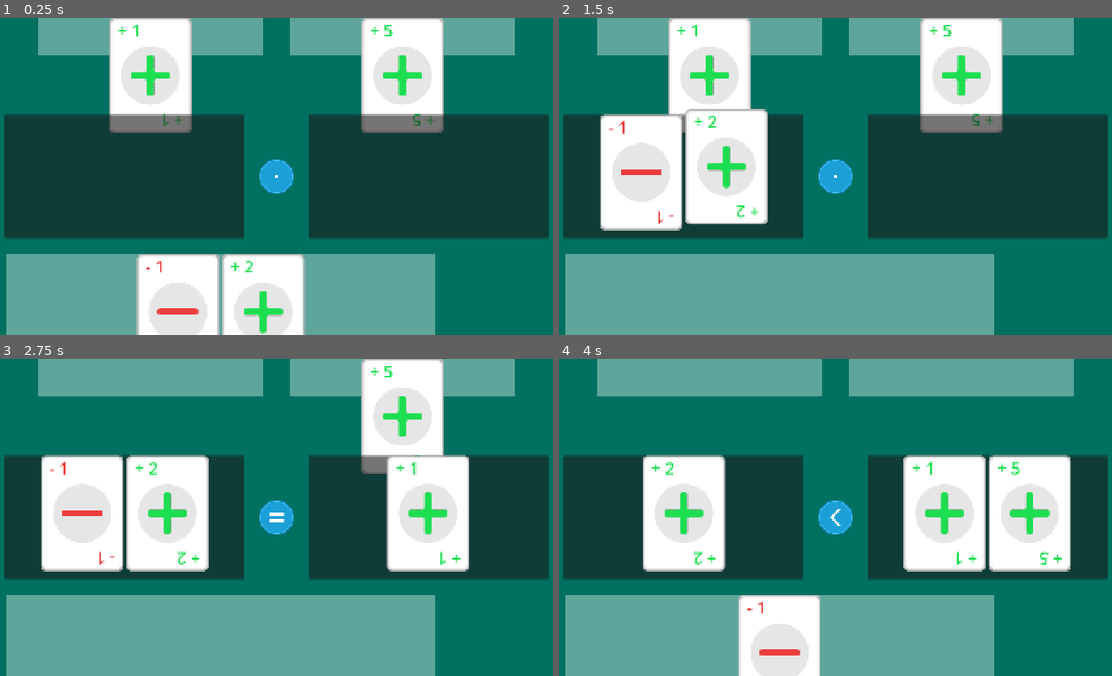
Above: before the commit, frames 1-4 (two rows, left to right).
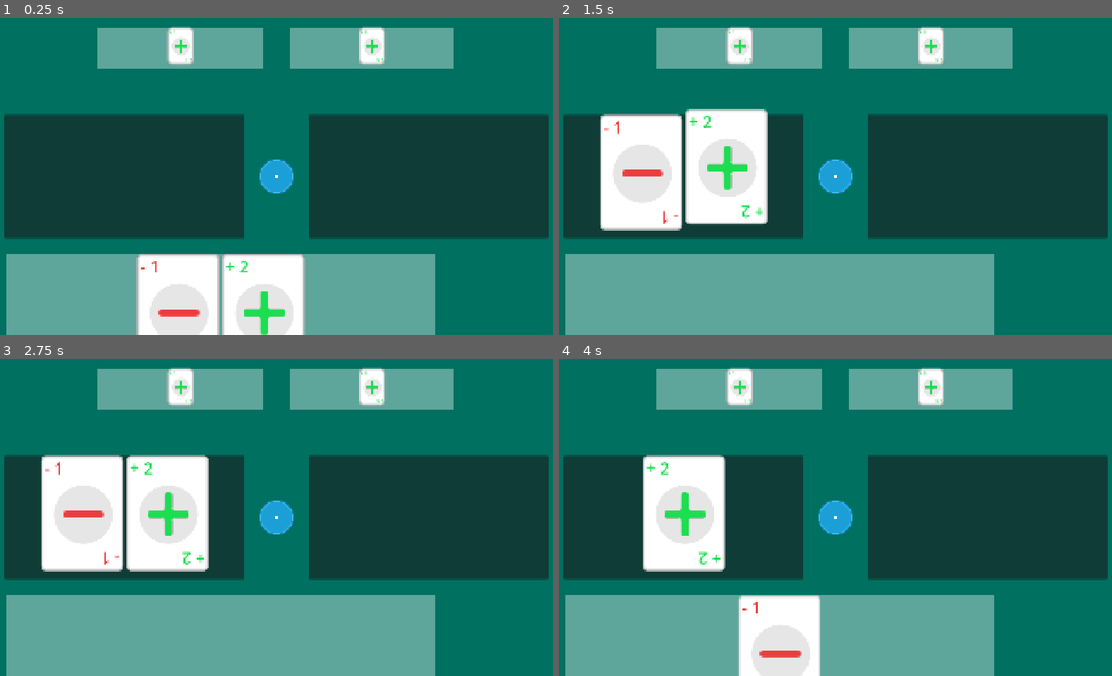
Above: after the commit, the same moments.

Repository: kodiitulip/projeto-2-luluh
Game: Godot game, scene res://src/scenes/table/table.tscn
Two runs of this game, one before a commit and one after it. Both use one fixed random seed, a clock stepped at 60 frames per second and the inputs below. Before the commit the project has no main scene; this scene is started directly in both runs.
Inputs (mouse positions are in pixels of both pictures, inside the frame that each line leads up to):
- Up to frame 1 (0.25 s): no input
- Up to frame 2 (1.5 s): tap Enter at 0.5 s; move the mouse to (735, 312) at 0.52 s; click (735, 312) at 0.67 s; tap Space at 1.25 s; move the mouse to (780, 312) at 1.27 s; click (780, 312) at 1.42 s
- Up to frame 3 (2.75 s): tap Enter at 2 s; move the mouse to (149, 416) at 2.02 s; click (149, 416) at 2.17 s
- Up to frame 4 (4 s): tap Space at 2.75 s; move the mouse to (962, 416) at 2.77 s; click (962, 416) at 2.92 s; tap Enter at 3.5 s; move the mouse to (641, 514) at 3.52 s; click (641, 514) at 3.67 s

The runs differ from the first frame. In frame 1, 16% of the frame differs, in the area x 6-94%, y 0-100%; in frame 2, 15%; in frame 3, 17%; in frame 4, 19%.

Commit message:
font scaler ig

Diff:
--- a/Cenamao.tscn
+++ /dev/null
@@ -1,90 +0,0 @@
-[gd_scene format=3 uid="uid://cmrg37tdgg3mx"]
-
-[ext_resource type="Script" uid="uid://dh1q2qehmnue0" path="res://cenamao.gd" id="1_jx3xg"]
-[ext_resource type="Script" uid="uid://dxuhpk5m3cp65" path="res://hand.gd" id="2_462kk"]
-[ext_resource type="Script" uid="uid://bc4r8mhmnu8fp" path="res://hand_2.gd" id="3_462kk"]
-
-[sub_resource type="Curve" id="Curve_jx3xg"]
-_data = [Vector2(0, 0), 0.0, 6.0, 0, 0]
-point_count = 1
-
-[sub_resource type="Curve" id="Curve_462kk"]
-_limits = [-1.0, 1.0, 0.0, 1.0]
-_data = [Vector2(0.004878044, -0.9325844), 0.0, 6.0, 0, 0]
-point_count = 1
-
-[sub_resource type="Curve" id="Curve_q51yc"]
-
-[sub_resource type="Curve" id="Curve_5uc64"]
-
-[node name="Node2D" type="Node2D" unique_id=1355917016]
-script = ExtResource("1_jx3xg")
-
-[node name="CanvasLayer" type="CanvasLayer" parent="." unique_id=1236242357]
-
-[node name="ColorRect" type="ColorRect" parent="CanvasLayer" unique_id=1882948569]
-anchors_preset = 15
-anchor_right = 1.0
-anchor_bottom = 1.0
-grow_horizontal = 2
-grow_vertical = 2
-color = Color(1.2032687e-07, 0.43791533, 0.3768158, 1)
-
-[node name="Hand" type="ColorRect" parent="CanvasLayer/ColorRect" unique_id=786181017]
-custom_minimum_size = Vector2(800, 140)
-layout_mode = 1
-anchors_preset = -1
-anchor_left = 0.08673027
-anchor_top = 0.78193146
-anchor_right = 0.8725065
-anchor_bottom = 1.0
-color = Color(1, 1, 1, 0.36862746)
-script = ExtResource("2_462kk")
-hand_curve = SubResource("Curve_jx3xg")
-rotation_curve = SubResource("Curve_462kk")
-max_rotation_degrees = 0
-y_max = 0
-cartas = Array[int]([4, -3, 9, -9])
-metadata/_edit_use_anchors_ = true
-
-[node name="Hand2" type="ColorRect" parent="CanvasLayer/ColorRect" unique_id=753986711]
-custom_minimum_size = Vector2(0, 140)
-layout_mode = 1
-anchors_preset = -1
-anchor_left = 0.06857639
-anchor_top = 0.043209877
-anchor_right = 0.5395226
-anchor_bottom = 0.25925925
-color = Color(1, 1, 1, 0.29411766)
-script = ExtResource("3_462kk")
-hand_curve = SubResource("Curve_q51yc")
-rotation_curve = SubResource("Curve_5uc64")
-cartas = Array[int]([14, -5, 35236346453675400])
-card_y_on_mouse = -50.0
-metadata/_custom_type_script = "uid://dxuhpk5m3cp65"
-metadata/_edit_use_anchors_ = true
-
-[node name="HBoxContainer" type="HBoxContainer" parent="CanvasLayer/ColorRect" unique_id=1824459796]
-layout_mode = 1
-anchors_preset = -1
-anchor_left = 0.75281876
-anchor_top = 0.028037382
-anchor_right = 0.98005205
-anchor_bottom = 0.098130845
-offset_left = -6.1035156e-05
-grow_horizontal = 0
-theme_override_constants/separation = 24
-metadata/_edit_use_anchors_ = true
-
-[node name="Add" type="Button" parent="CanvasLayer/ColorRect/HBoxContainer" unique_id=1752495369]
-layout_mode = 2
-size_flags_horizontal = 3
-text = "Add card"
-
-[node name="del" type="Button" parent="CanvasLayer/ColorRect/HBoxContainer" unique_id=1936111805]
-layout_mode = 2
-size_flags_horizontal = 3
-text = "Delete card"
-
-[connection signal="pressed" from="CanvasLayer/ColorRect/HBoxContainer/Add" to="." method="_on_add_pressed"]
-[connection signal="pressed" from="CanvasLayer/ColorRect/HBoxContainer/del" to="." method="_on_del_pressed"]
--- a/card.tscn
+++ /dev/null
@@ -1,42 +0,0 @@
-[gd_scene format=3 uid="uid://comrbwxbgtiyt"]
-
-[ext_resource type="Script" uid="uid://cgb4ibblrvh1b" path="res://node_2d.gd" id="1_kikvd"]
-
-[sub_resource type="StyleBoxFlat" id="StyleBoxFlat_rjlel"]
-bg_color = Color(0.7978519, 0.78754103, 0.8067761, 1)
-border_width_left = 5
-border_width_top = 5
-border_width_right = 5
-border_width_bottom = 5
-border_color = Color(0.44163516, 0, 0.12765837, 1)
-
-[node name="Node2D" type="Node2D" unique_id=1930314584]
-script = ExtResource("1_kikvd")
-
-[node name="Panel" type="Panel" parent="." unique_id=311781831]
-offset_right = 100.0
-offset_bottom = 140.0
-pivot_offset = Vector2(50, 70)
-theme_override_styles/panel = SubResource("StyleBoxFlat_rjlel")
-
-[node name="Label" type="Label" parent="Panel" unique_id=376184598]
-layout_mode = 1
-anchors_preset = 8
-anchor_left = 0.5
-anchor_top = 0.5
-anchor_right = 0.5
-anchor_bottom = 0.5
-offset_left = -21.0
-offset_top = -11.5
-offset_right = 21.0
-offset_bottom = 11.5
-grow_horizontal = 2
-grow_vertical = 2
-theme_override_colors/font_color = Color(0.080783345, 0.080783345, 0.080783345, 1)
-theme_override_colors/font_outline_color = Color(0, 0, 0, 1)
-theme_override_font_sizes/font_size = 20
-text = "Carta"
-
-[connection signal="gui_input" from="Panel" to="." method="_on_panel_gui_input"]
-[connection signal="mouse_entered" from="Panel" to="." method="_on_panel_mouse_entered"]
-[connection signal="mouse_exited" from="Panel" to="." method="_on_panel_mouse_exited"]
--- a/cenamao.gd
+++ /dev/null
@@ -1,16 +0,0 @@
-extends Node2D
-
-@onready var hand: Hand = $CanvasLayer/ColorRect/Hand
-@onready var hand_2: Ocultas = $CanvasLayer/ColorRect/Hand2
-
-
-func _ready() -> void:
-	hand_2.enviar_carta.connect(hand.draw)
-
-
-func _on_add_pressed() -> void:
-	hand.draw()
-
-
-func _on_del_pressed() -> void:
-	hand.discard(hand.get_child(-1))
--- a/hand.gd
+++ /dev/null
@@ -1,57 +0,0 @@
-class_name Hand
-extends ColorRect
-
-
-const CARD = preload("res://card.tscn")
-@export var hand_curve: Curve
-@export var rotation_curve: Curve
-@export var max_rotation_degrees := 5
-@export var x_sep := 10
-@export var y_min := 0
-@export var y_max := -15
-@export var cartas: Array[int]
-@export var card_y_on_mouse: float = 50.0
-
-func _ready() -> void:
-	for num in cartas:
-		draw(num)
-
-
-func draw(num: int = get_child_count() + 1) -> void:
-		print("Drew a card")
-		var new_card = CARD.instantiate()
-		new_card.value = num
-		new_card.max_y = card_y_on_mouse
-		new_card.clicada.connect(discard)
-		add_child(new_card)
-		_update_cards()
-func discard(carta) -> void:
-	if get_child_count() < 1:
-		return
-	#var child := get_child(carta)
-	carta.reparent(get_tree().root)
-	carta.queue_free()
-	_update_cards()
-func _update_cards() -> void:
-	print("babau")
-	var cards := get_child_count()
-	var all_cards_size := Card.SIZE.x * cards + x_sep * (cards - 1)
-	var final_x_sep := x_sep
-
-	if all_cards_size > size.x:
-		final_x_sep = (size.x - Card.SIZE.x * cards) / (cards - 1)
-		all_cards_size = size.x
-	var offset := (size.x - all_cards_size) / 2
-
-	for i in cards:
-		var card := get_child(i)
-		var y_multiplier := hand_curve.sample(1.0 / (cards-1) * i)
-		var rot_multiplier := rotation_curve.sample(1.0 / (cards -1) * i)
-
-		if cards == 1:
-			y_multiplier = 0.0
-			rot_multiplier = 0.0
-		var final_x: float = offset + Card.SIZE.x * i + final_x_sep * i
-		var final_y : float = y_min + y_max * y_multiplier
-		card.position = Vector2(final_x, final_y)
-		card.rotation_degrees = max_rotation_degrees * rot_multiplier
--- a/hand_2.gd
+++ /dev/null
@@ -1,13 +0,0 @@
-extends Hand
-class_name Ocultas
-signal enviar_carta
-
-# Called when the node enters the scene tree for the first time.
-func discard(carta):
-	super(carta)
-	enviar_carta.emit(carta.value)
-
-
-# Called every frame. 'delta' is the elapsed time since the previous frame.
-func _process(delta: float) -> void:
-	pass
--- a/node_2d.gd
+++ /dev/null
@@ -1,33 +0,0 @@
-class_name CardOld
-extends Node2D
-
-signal clicada
-
-const SIZE := Vector2(100, 140)
-
-@export var value: int
-@export var max_y: float = 50.0
-
-@onready var label: Label = $Panel/Label
-
-
-func _ready() -> void:
-	label.text = str(value)
-
-
-func _on_panel_mouse_entered() -> void:
-	var t: Tween = create_tween()
-	t.tween_property($Panel, "z_index", 50, 0.0)
-	t.tween_property($Panel, "position:y", -max_y, 0.3).from_current()
-
-
-func _on_panel_mouse_exited() -> void:
-	var t: Tween = create_tween()
-	t.tween_property($Panel, "z_index", 0, 0.0)
-	t.tween_property($Panel, "position:y", 0, 0.3).from_current()
-
-
-func _on_panel_gui_input(event: InputEvent) -> void:
-	if event is InputEventMouseButton:
-		if event.button_index == MOUSE_BUTTON_LEFT:
-			clicada.emit(self) # Replace with function body.
--- a/project.godot
+++ b/project.godot
@@ -11,6 +11,7 @@
 [application]
 
 config/name="estudando"
+run/main_scene="uid://bn3xlqome0vbf"
 config/features=PackedStringArray("4.6", "Forward Plus")
 config/icon="res://icon.svg"
 
--- a/src/resources/ui_themes/cards.tres
+++ b/src/resources/ui_themes/cards.tres
@@ -18,10 +18,10 @@
 border_width_right = 4
 border_width_bottom = 4
 border_color = Color(0.9019608, 0.9019608, 0.9019608, 1)
-corner_radius_top_left = 16
-corner_radius_top_right = 16
-corner_radius_bottom_right = 16
-corner_radius_bottom_left = 16
+corner_radius_top_left = 12
+corner_radius_top_right = 12
+corner_radius_bottom_right = 12
+corner_radius_bottom_left = 12
 
 [sub_resource type="StyleBoxFlat" id="StyleBoxFlat_hntio"]
 bg_color = Color(0.36862746, 0.64705884, 0.60784316, 1)
--- a/src/scenes/cards/card.tscn
+++ b/src/scenes/cards/card.tscn
@@ -2,6 +2,7 @@
 
 [ext_resource type="Theme" uid="uid://7pud5acwucwq" path="res://src/resources/ui_themes/cards.tres" id="1_u778r"]
 [ext_resource type="Script" uid="uid://cg41xpkgnjk8p" path="res://src/scenes/cards/card.gd" id="2_yvbhk"]
+[ext_resource type="Script" uid="uid://cty6sj4ft1e80" path="res://src/scripts/other/font_scaler.gd" id="3_688yd"]
 [ext_resource type="Texture2D" uid="uid://dly6p10qkwsd2" path="res://assets/positivo.svg" id="3_k448l"]
 
 [sub_resource type="StyleBoxFlat" id="StyleBoxFlat_yvbhk"]
@@ -12,19 +13,13 @@
 corner_radius_bottom_left = 100
 
 [node name="Card" type="PanelContainer" unique_id=167699344]
-custom_minimum_size = Vector2(280, 392)
 anchors_preset = -1
 anchor_right = 0.14583333
 anchor_bottom = 0.36296296
-offset_right = -113.33334
-offset_bottom = -158.66666
-size_flags_horizontal = 4
-size_flags_vertical = 4
 theme = ExtResource("1_u778r")
 theme_type_variation = &"Card"
 script = ExtResource("2_yvbhk")
 metadata/_custom_type_script = "uid://cg41xpkgnjk8p"
-metadata/_edit_use_anchors_ = true
 
 [node name="CardFront" type="Panel" parent="." unique_id=1717245960]
 layout_mode = 2
@@ -35,50 +30,68 @@
 unique_name_in_owner = true
 layout_mode = 1
 anchors_preset = -1
-anchor_left = 0.09259259
-anchor_right = 0.9074074
-anchor_bottom = 0.20157067
+anchor_left = 0.029411765
+anchor_right = 0.9705882
+anchor_bottom = 0.20052083
 grow_horizontal = 2
 pivot_offset_ratio = Vector2(0.5, 0.5)
 theme_type_variation = &"CardLabelPos"
 text = "+ 0"
 vertical_alignment = 1
+metadata/_edit_use_anchors_ = true
+
+[node name="FontScaler" type="Node" parent="CardFront/UpperNumber" unique_id=612111688]
+script = ExtResource("3_688yd")
+base_font_size = 56
+base_size = Vector2(256, 77)
+metadata/_custom_type_script = "uid://cty6sj4ft1e80"
 
 [node name="LowerNumber" type="Label" parent="CardFront" unique_id=278779674]
 unique_name_in_owner = true
 layout_mode = 1
 anchors_preset = -1
-anchor_left = 0.09259259
-anchor_top = 0.798
-anchor_right = 0.9074074
+anchor_left = 0.029411765
+anchor_top = 0.7994792
+anchor_right = 0.9705882
 anchor_bottom = 1.0
 grow_horizontal = 2
+grow_vertical = 0
 rotation = 3.1415927
 pivot_offset_ratio = Vector2(0.5, 0.5)
 theme_type_variation = &"CardLabelPos"
+theme_override_font_sizes/font_size = 56
 text = "+ 0"
 vertical_alignment = 1
+metadata/_edit_use_anchors_ = true
 
-[node name="CenterContainer" type="CenterContainer" parent="CardFront" unique_id=342855712]
+[node name="FontScaler" type="Node" parent="CardFront/LowerNumber" unique_id=879234195]
+script = ExtResource("3_688yd")
+base_font_size = 56
+base_size = Vector2(256, 77)
+metadata/_custom_type_script = "uid://cty6sj4ft1e80"
+
+[node name="Panel" type="Panel" parent="CardFront" unique_id=1744359534]
 layout_mode = 1
-anchors_preset = 15
-anchor_right = 1.0
-anchor_bottom = 1.0
+anchors_preset = -1
+anchor_left = 0.14705883
+anchor_top = 0.25
+anchor_right = 0.88235295
+anchor_bottom = 0.7708333
+mouse_filter = 2
+theme_override_styles/panel = SubResource("StyleBoxFlat_yvbhk")
+metadata/_edit_use_anchors_ = true
+
+[node name="SignSymbol" type="TextureRect" parent="CardFront/Panel" unique_id=95174897]
+unique_name_in_owner = true
+layout_mode = 1
+anchors_preset = -1
+anchor_left = 0.15
+anchor_top = 0.15
+anchor_right = 0.85
+anchor_bottom = 0.85
 grow_horizontal = 2
 grow_vertical = 2
 mouse_filter = 2
-
-[node name="Panel" type="Panel" parent="CardFront/CenterContainer" unique_id=1744359534]
-custom_minimum_size = Vector2(200, 200)
-layout_mode = 2
-mouse_filter = 2
-theme_override_styles/panel = SubResource("StyleBoxFlat_yvbhk")
-
-[node name="SignSymbol" type="TextureRect" parent="CardFront/CenterContainer" unique_id=95174897]
-unique_name_in_owner = true
-custom_minimum_size = Vector2(142, 142)
-layout_mode = 2
-mouse_filter = 2
 texture = ExtResource("3_k448l")
-expand_mode = 1
+expand_mode = 5
 stretch_mode = 5
--- a/src/scenes/table/table.tscn
+++ b/src/scenes/table/table.tscn
@@ -33,48 +33,6 @@
 layout_mode = 2
 script = ExtResource("3_73ohv")
 initial_values = Array[int]([-1, 2])
-metadata/_custom_type_script = "uid://67hv61diwdxd"
-
-[node name="TopBar" type="HBoxContainer" parent="." unique_id=2110947144]
-layout_mode = 1
-anchors_preset = -1
-anchor_left = 0.07638889
-anchor_right = 0.9236111
-anchor_bottom = 0.11574074
-grow_horizontal = 2
-alignment = 1
-metadata/_edit_use_anchors_ = true
-
-[node name="Unlockables" type="PanelContainer" parent="TopBar" unique_id=311835803]
-layout_mode = 2
-size_flags_horizontal = 3
-theme = ExtResource("1_8sogr")
-theme_type_variation = &"HandPanel"
-metadata/_edit_use_anchors_ = true
-
-[node name="Unlockables" type="Container" parent="TopBar/Unlockables" unique_id=1026011221]
-unique_name_in_owner = true
-layout_mode = 2
-script = ExtResource("3_73ohv")
-initial_values = Array[int]([1])
-metadata/_custom_type_script = "uid://67hv61diwdxd"
-
-[node name="VSeparator" type="VSeparator" parent="TopBar" unique_id=2126418456]
-layout_mode = 2
-theme_override_constants/separation = 81
-
-[node name="Incognitas" type="PanelContainer" parent="TopBar" unique_id=36671134]
-layout_mode = 2
-size_flags_horizontal = 3
-theme = ExtResource("1_8sogr")
-theme_type_variation = &"HandPanel"
-metadata/_edit_use_anchors_ = true
-
-[node name="Incognitas" type="Container" parent="TopBar/Incognitas" unique_id=175837299]
-unique_name_in_owner = true
-layout_mode = 2
-script = ExtResource("3_73ohv")
-initial_values = Array[int]([5])
 metadata/_custom_type_script = "uid://67hv61diwdxd"
 
 [node name="MesaCenter" type="HBoxContainer" parent="." unique_id=487104842]
@@ -116,8 +74,51 @@
 script = ExtResource("3_73ohv")
 metadata/_custom_type_script = "uid://67hv61diwdxd"
 
+[node name="TopBar" type="HBoxContainer" parent="." unique_id=2110947144]
+layout_mode = 1
+anchors_preset = -1
+anchor_left = 0.18385416
+anchor_top = 0.02962963
+anchor_right = 0.815625
+anchor_bottom = 0.15925926
+theme_override_constants/separation = 90
+alignment = 1
+metadata/_edit_use_anchors_ = true
+
+[node name="Unlockables" type="PanelContainer" parent="TopBar" unique_id=311835803]
+layout_mode = 2
+size_flags_horizontal = 3
+theme = ExtResource("1_8sogr")
+theme_type_variation = &"HandPanel"
+metadata/_edit_use_anchors_ = true
+
+[node name="Unlockables" type="Container" parent="TopBar/Unlockables" unique_id=1026011221]
+unique_name_in_owner = true
+layout_mode = 2
+script = ExtResource("3_73ohv")
+max_card_width = 90
+hover_direction = 1
+initial_values = Array[int]([1])
+metadata/_custom_type_script = "uid://67hv61diwdxd"
+
+[node name="Incognitas" type="PanelContainer" parent="TopBar" unique_id=36671134]
+layout_mode = 2
+size_flags_horizontal = 3
+theme = ExtResource("1_8sogr")
+theme_type_variation = &"HandPanel"
+metadata/_edit_use_anchors_ = true
+
+[node name="Incognitas" type="Container" parent="TopBar/Incognitas" unique_id=175837299]
+unique_name_in_owner = true
+layout_mode = 2
+script = ExtResource("3_73ohv")
+max_card_width = 90
+hover_direction = 1
+initial_values = Array[int]([5])
+metadata/_custom_type_script = "uid://67hv61diwdxd"
+
 [connection signal="card_discarted" from="PlayerHand/PlayerHand" to="MesaCenter/MesaInput/MesaInput" method="draw_card"]
+[connection signal="card_discarted" from="MesaCenter/MesaInput/MesaInput" to="PlayerHand/PlayerHand" method="draw_card"]
+[connection signal="card_discarted" from="MesaCenter/MesaOutput/MesaOutput" to="." method="_on_mesa_output_card_discarted"]
 [connection signal="card_discarted" from="TopBar/Unlockables/Unlockables" to="MesaCenter/MesaOutput/MesaOutput" method="draw_card"]
 [connection signal="card_discarted" from="TopBar/Incognitas/Incognitas" to="MesaCenter/MesaOutput/MesaOutput" method="draw_card"]
-[connection signal="card_discarted" from="MesaCenter/MesaInput/MesaInput" to="PlayerHand/PlayerHand" method="draw_card"]
-[connection signal="card_discarted" from="MesaCenter/MesaOutput/MesaOutput" to="." method="_on_mesa_output_card_discarted"]
--- /dev/null
+++ b/src/scenes/test.tscn
@@ -0,0 +1,17 @@
+[gd_scene format=3 uid="uid://b6n35nmg4g3mw"]
+
+[ext_resource type="Script" uid="uid://67hv61diwdxd" path="res://src/scripts/hands/hand_deck.gd" id="1_ys0to"]
+[ext_resource type="PackedScene" uid="uid://hpjbc4ad37oe" path="res://src/scenes/cards/card.tscn" id="2_1wpl3"]
+
+[node name="HandDeck" type="Container" unique_id=405908847]
+anchors_preset = -1
+anchor_right = 1.0
+anchor_bottom = 0.15648147
+grow_horizontal = 2
+script = ExtResource("1_ys0to")
+max_card_width = 150
+metadata/_custom_type_script = "uid://67hv61diwdxd"
+metadata/_edit_use_anchors_ = true
+
+[node name="Card" parent="." unique_id=167699344 instance=ExtResource("2_1wpl3")]
+layout_mode = 2
--- a/src/scripts/hands/hand_deck.gd
+++ b/src/scripts/hands/hand_deck.gd
@@ -11,8 +11,13 @@
 	FILL,
 }
 
+const CARD_ASPECT_RATIO: float = 0.7142857142857143
 const CARD = preload("uid://hpjbc4ad37oe")
 
+@export_range(7, 300, 1, "suffix:px") var max_card_width: int = 280:
+	set(v):
+		max_card_width = v
+		queue_sort()
 @export var x_sep: float = 10
 @export var hover_direction: Card.HoverDirection = Card.HoverDirection.UP
 @export var horizontal_alignment: HAlignment = HAlignment.CENTER:
@@ -39,6 +44,7 @@
 	else:
 		add_child(card)
 	card.selected.connect(discard, CONNECT_ONE_SHOT)
+	card.hover_direction = hover_direction
 	queue_sort()
 
 
@@ -68,13 +74,9 @@
 
 
 func _sort_cards() -> void:
-	var cards: Array = get_children().filter(func(n): return n is Card)
+	var cards: Array = get_children().filter(func(n: Control): return n is Control and n.visible)
 	var cards_num: int = cards.size()
-	var all_cards_size: float = cards.reduce(
-		func(accm, curr: Card):
-			return accm + curr.size.x,
-		0,
-	)
+	var all_cards_size: float = max_card_width * cards_num
 	var final_size: float = all_cards_size + x_sep * (cards_num - 1)
 	var final_x_sep: float = x_sep
 
@@ -92,14 +94,16 @@
 			hoffset = (size.x - final_size)
 
 	for i in cards_num:
-		var card: Card = cards.get(i)
+		var card: Control = cards.get(i)
 		if not is_instance_valid(card):
 			continue
 		var final_pos: Vector2 = Vector2(
-			hoffset + card.size.x * i + final_x_sep * i,
+			hoffset + max_card_width * i + final_x_sep * i,
 			position.y,
 		)
-		fit_child_in_rect(card, Rect2(final_pos, card.size))
+		var final_rect_size: Vector2 = Vector2(max_card_width, max_card_width / CARD_ASPECT_RATIO)
+		var final_rect: Rect2 = Rect2(final_pos, final_rect_size)
+		fit_child_in_rect(card, final_rect)
 
 
 func _draw_initial_cards() -> void:
--- /dev/null
+++ b/src/scripts/other/font_scaler.gd
@@ -0,0 +1,27 @@
+
+class_name FontScaler
+extends Node
+
+const FONT_CLAMP_MIN: int = 4
+const FONT_CLAMP_MAX: int = 4096
+
+@export var base_font_size: int
+@export var base_size: Vector2
+
+var control: Control
+
+
+func _enter_tree() -> void:
+	control = get_parent()
+	control.resized.connect(_scale_handler)
+
+
+func _exit_tree() -> void:
+	control.resized.disconnect(_scale_handler)
+
+
+func _scale_handler() -> void:
+	var new_width: float = maxf(control.size.x, 1.0)
+	var scale: float = new_width / base_size.x
+	var scaled: int = clampi(floori(base_font_size * scale), FONT_CLAMP_MIN, FONT_CLAMP_MAX)
+	control.add_theme_font_size_override("font_size", scaled)
Not shown, removed: cenamao.gd.uid
Not shown, removed: hand.gd.uid
Not shown, removed: hand_2.gd.uid
Not shown, removed: node_2d.gd.uid
Not shown, added: src/scripts/other/font_scaler.gd.uid
